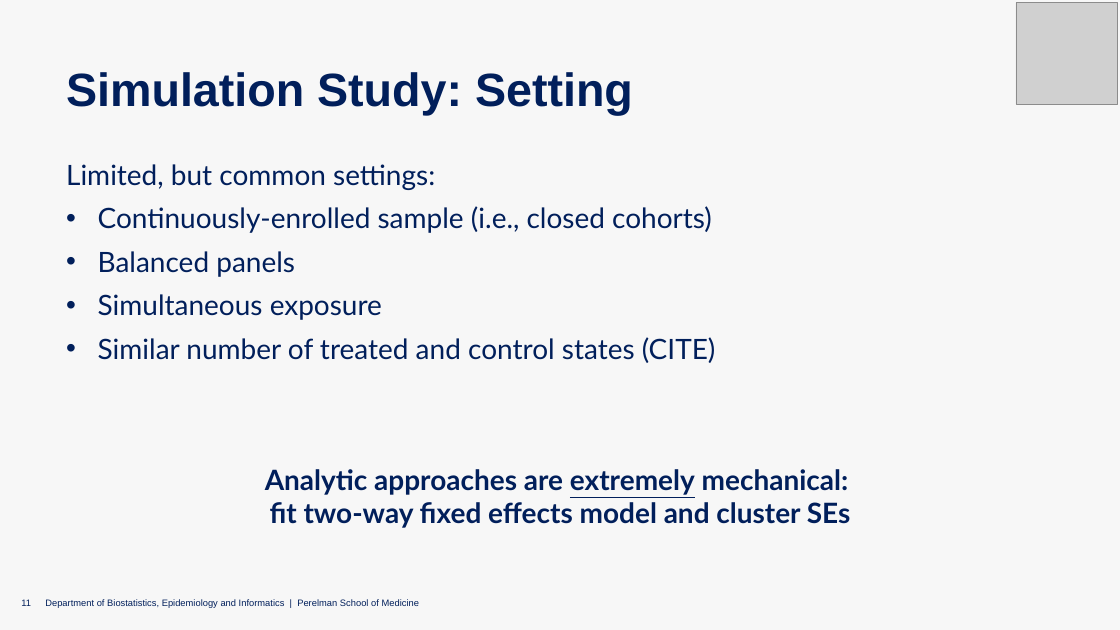
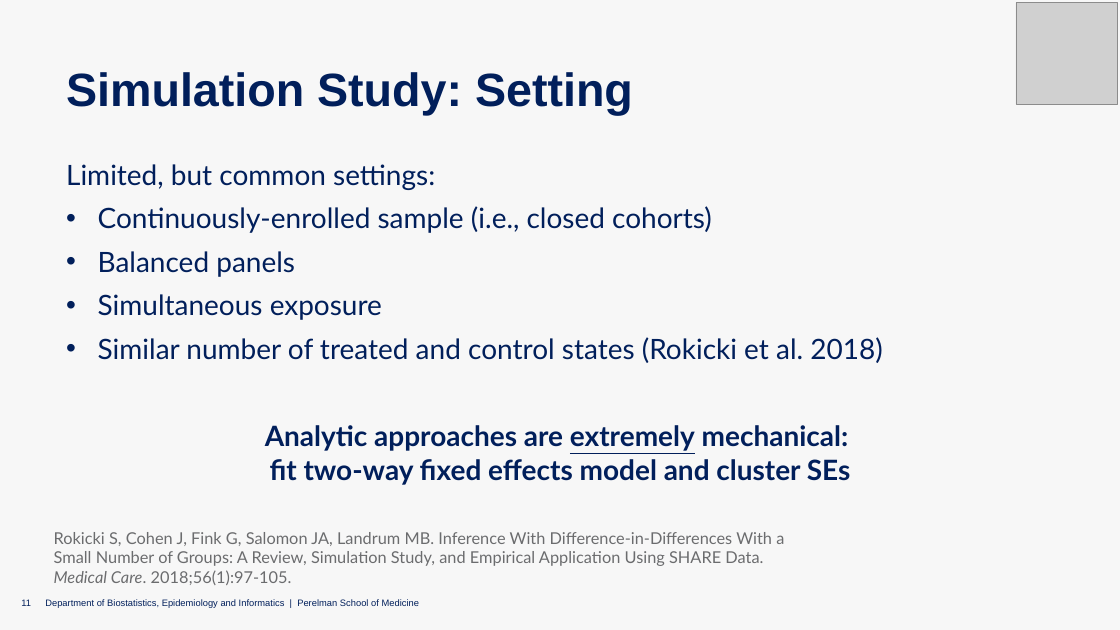
Before and after one commit to nickseewald/slides, a slide deck: slide 11 of seewaldSER2025.pptx. Drawn at 1120x630 pixels with LibreOffice and Linux fonts; fonts in the diff are those of the drawing; grey boxes stand for pictures; background and template pictures are left out. Boxes give left, top, right and bottom in pixels: in the first picture for what was removed or moved away, otherwise in the second. Text is boxed around its words. In the diff, an @@ line names an element or a change of style, - is before the commit and + after.

```diff
--- a/seewaldSER2025.pptx
+++ b/seewaldSER2025.pptx
@@ text at (x1=98, y1=337, x2=882, y2=363): text changed @@
-• Similar number of treated and control states (CITE)
+• Similar number of treated and control states (Rokicki et al. 2018)
@@ text added at (x1=54, y1=532, x2=784, y2=585), 14 pt, text #6B6C6E @@
+Rokicki S, Cohen J, Fink G, Salomon JA, Landrum MB. Inference With Difference-in-Differences With a Small Number of Groups: A Review, Simulation Study, and Empirical Application Using SHARE Data. Medical Care. 2018;56(1):97-105.
```
Also in this commit, not shown: 1 other slide changed, 1 slide added, 1 other file.
